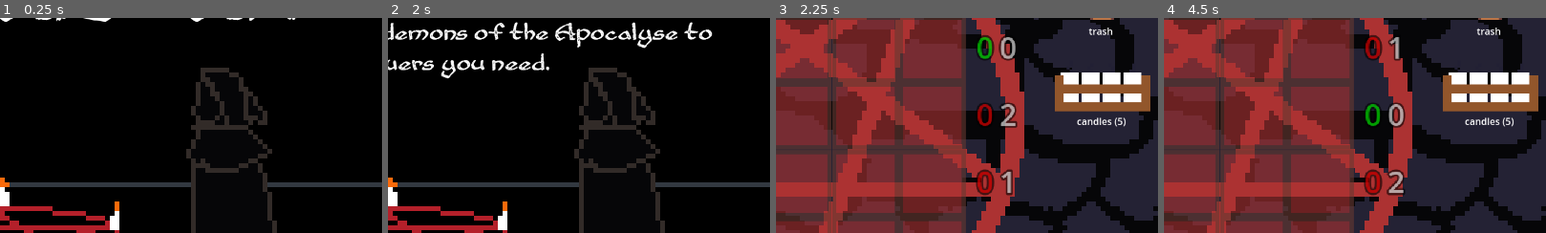
Above: before the commit, frames 1-4 (left to right).
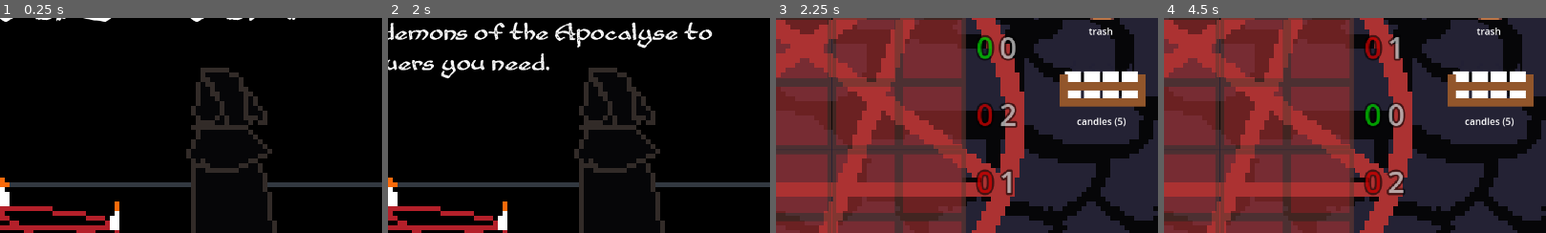
Above: after the commit, the same moments.

Repository: adrientremblay/ld55
Game: Godot game, scene res://scenes/title_screen.tscn
Same seed, same stepped clock (60 frames per second), same inputs: the game is played once before the commit and once after it.
Inputs (mouse positions are % of the whole screen's width and height, from its top left):
- Up to frame 1 (0.25 s): no input
- Up to frame 2 (2 s): tap Enter at 0.5, 1.25 s; move the mouse to (72, 45) at 0.52 s; press the mouse at (72, 45) at 0.53 s; move the mouse to (30, 55) at 1.27 s; release the mouse at (30, 55) at 1.28 s; click (30, 55) at 1.35 s
- Up to frame 3 (2.25 s): tap Enter at 2 s; move the mouse to (60, 28) at 2.02 s; press the mouse at (60, 28) at 2.03 s
- Up to frame 4 (4.5 s): tap Space (skip_level) at 2.75 s; move the mouse to (90, 41) at 2.77 s; release the mouse at (90, 41) at 2.78 s; click (90, 41) at 2.85 s; tap Enter at 3.5, 4.25 s; move the mouse to (80, 65) at 3.52 s; press the mouse at (80, 65) at 3.53 s; move the mouse to (20, 35) at 4.27 s; release the mouse at (20, 35) at 4.28 s; click (20, 35) at 4.35 s
The pictures show only the part of the screen within x 48-98%, y 25-75%; the shares and areas given below are measured in that part.

Frames 1-2 are identical in both runs. In frame 3, 2.4% of the frame differs, in the area x 73-98%, y 21-44%; in frame 4, 2.4%.

Commit message:
Tweaked object spawner size

Diff:
--- a/scenes/offering_spawner.tscn
+++ b/scenes/offering_spawner.tscn
@@ -4,19 +4,19 @@
 [ext_resource type="Texture2D" uid="uid://b4usyu7c13fnc" path="res://assets/images/candle_crate.png" id="1_dt0ff"]
 
 [sub_resource type="RectangleShape2D" id="RectangleShape2D_crckn"]
-size = Vector2(107.333, 55.7333)
+size = Vector2(107.333, 102)
 
 [node name="ObjectSpawner" type="Node2D"]
 script = ExtResource("1_8hn2i")
 
 [node name="Sprite2D" type="Sprite2D" parent="."]
-scale = Vector2(5, 5)
+scale = Vector2(4.5, 4.5)
 texture = ExtResource("1_dt0ff")
 
 [node name="Area2D" type="Area2D" parent="."]
 
 [node name="CollisionShape2D" type="CollisionShape2D" parent="Area2D"]
-position = Vector2(-0.499996, 41.2)
+position = Vector2(-0.499996, 6.5)
 scale = Vector2(1.5, 1.5)
 shape = SubResource("RectangleShape2D_crckn")
 
